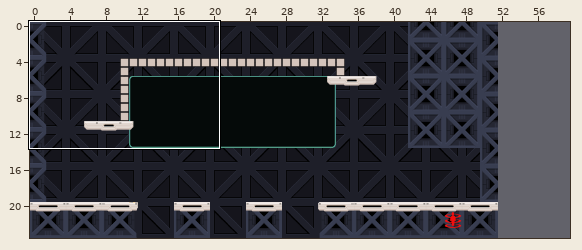
Tiled map -- android/assets/tiled/level-1_2.tmx. The picture above shows the old version from afar; the outline marks the close-up.
Close-up. First the earlier version:
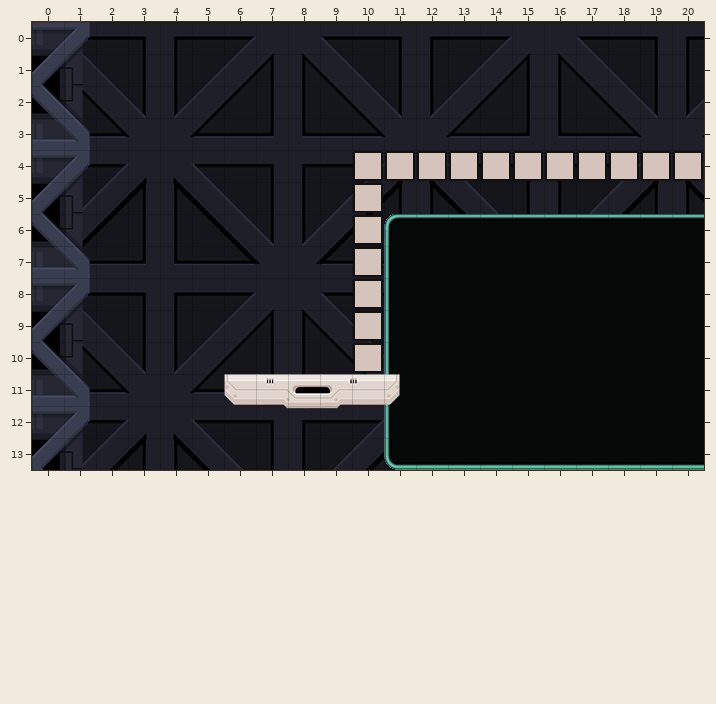
Cells are 32x32 px. Shown: x 0..20, y 0..13. The commit also changed other parts of the map, which this record leaves out. The old version is drawn lined up with the new one.
Now the later version:
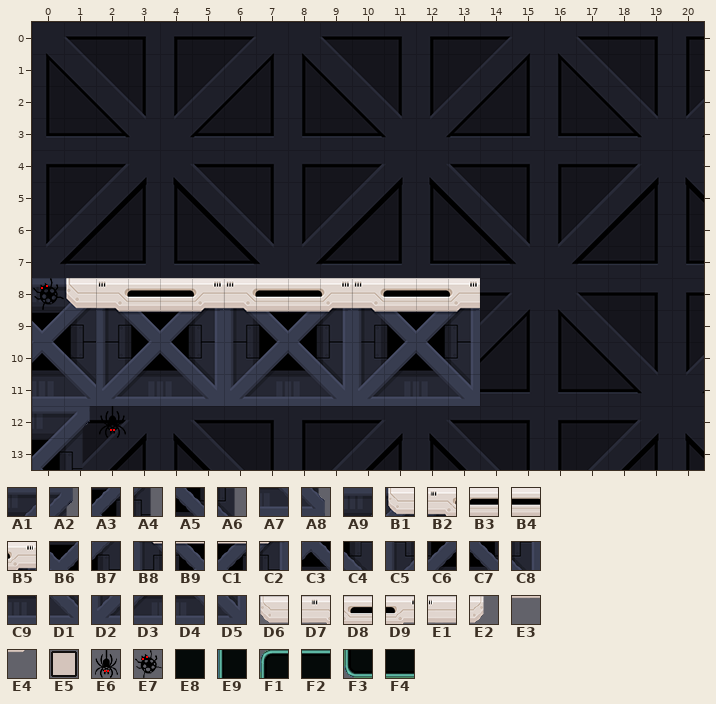
Key: from "scifiplatform_div2": A1 151, A2 152, A3 190, A4 191, A5 229, A6 230, A7 268, A8 269, A9 336, B1 337, B2 338, B3 339, B4 340, B5 341, B6 375, B7 376, B8 377, B9 378, C1 379, C2 380, C3 414, C4 415, C5 416, C6 417, C7 418, C8 419, C9 453, D1 454, D2 455, D3 456, D4 457, D5 458, D6 668, D7 669, D8 670, D9 672, E1 673, E2 674, E3 709, E4 711; from "tiles": E5 11, E6 27, E7 28, E8 31, E9 37, F1 45, F2 46, F3 53, F4 54.
__ is an empty cell.
Edits made:
{"change": "map size 52x24 -> 60x24 cells"}
{"where": "layer \"graphics\""}
{"y":0,"x":0,"old":"A1 A2","new":"__ __"}
{"y":1,"x":0,"old":"A3 A4","new":"__ __"}
{"y":2,"x":0,"old":"A5 A6","new":"__ __"}
{"y":3,"x":0,"old":"A7 A8","new":"__ __"}
{"y":4,"x":0,"old":"A1 A2","new":"__ __"}
{"y":4,"x":10,"old":"E5 E5 E5 E5 E5 E5 E5 E5 E5 E5 E5","new":"__ __ __ __ __ __ __ __ __ __ __"}
{"y":5,"x":0,"old":"A3 A4","new":"__ __"}
{"y":5,"x":10,"old":"E5","new":"__"}
{"y":6,"x":0,"old":"A5 A6","new":"__ __"}
{"y":6,"x":10,"old":"E5 F1 F2 F2 F2 F2 F2 F2 F2 F2 F2","new":"__ __ __ __ __ __ __ __ __ __ __"}
{"y":7,"x":0,"old":"A7 A8","new":"__ __"}
{"y":7,"x":10,"old":"E5 E9 E8 E8 E8 E8 E8 E8 E8 E8 E8","new":"__ __ __ __ __ __ __ __ __ __ __"}
{"y":8,"x":0,"old":"A1 A2 __ __ __ __ __ __ __ __ E5 E9 E8 E8 E8 E8 E8 E8 E8 E8 E8","new":"A9 B1 B2 B3 B4 B5 B2 B3 B4 B5 B2 B3 B4 B5 __ __ __ __ __ __ __"}
{"y":9,"x":0,"old":"A3 A4 __ __ __ __ __ __ __ __ E5 E9 E8 E8 E8 E8 E8 E8 E8 E8 E8","new":"B6 B7 B8 B9 C1 C2 B8 B9 C1 C2 B8 B9 C1 C2 __ __ __ __ __ __ __"}
{"y":10,"x":0,"old":"A5 A6 __ __ __ __ __ __ __ __ E5 E9 E8 E8 E8 E8 E8 E8 E8 E8 E8","new":"C3 C4 C5 C6 C7 C8 C5 C6 C7 C8 C5 C6 C7 C8 __ __ __ __ __ __ __"}
{"y":11,"x":0,"old":"A7 A8 __ __ __ __ __ __ __ __ __ E9 E8 E8 E8 E8 E8 E8 E8 E8 E8","new":"C9 D1 D2 D3 D4 D5 D2 D3 D4 D5 D2 D3 D4 D5 __ __ __ __ __ __ __"}
{"y":12,"x":2,"old":"__","new":"E6"}
{"y":12,"x":11,"old":"E9 E8 E8 E8 E8 E8 E8 E8 E8 E8","new":"__ __ __ __ __ __ __ __ __ __"}
{"y":13,"x":11,"old":"F3 F4 F4 F4 F4 F4 F4 F4 F4 F4","new":"__ __ __ __ __ __ __ __ __ __"}
{"where": "layer \"overgraphics\""}
{"y":8,"x":0,"old":"__","new":"E7"}
{"y":11,"x":6,"old":"D6 D7 D8 D9 E1 E2","new":"__ __ __ __ __ __"}
{"y":12,"x":8,"old":"E3 E4","new":"__ __"}
{"label":"changed","picture_box":[32,22,704,470]}
